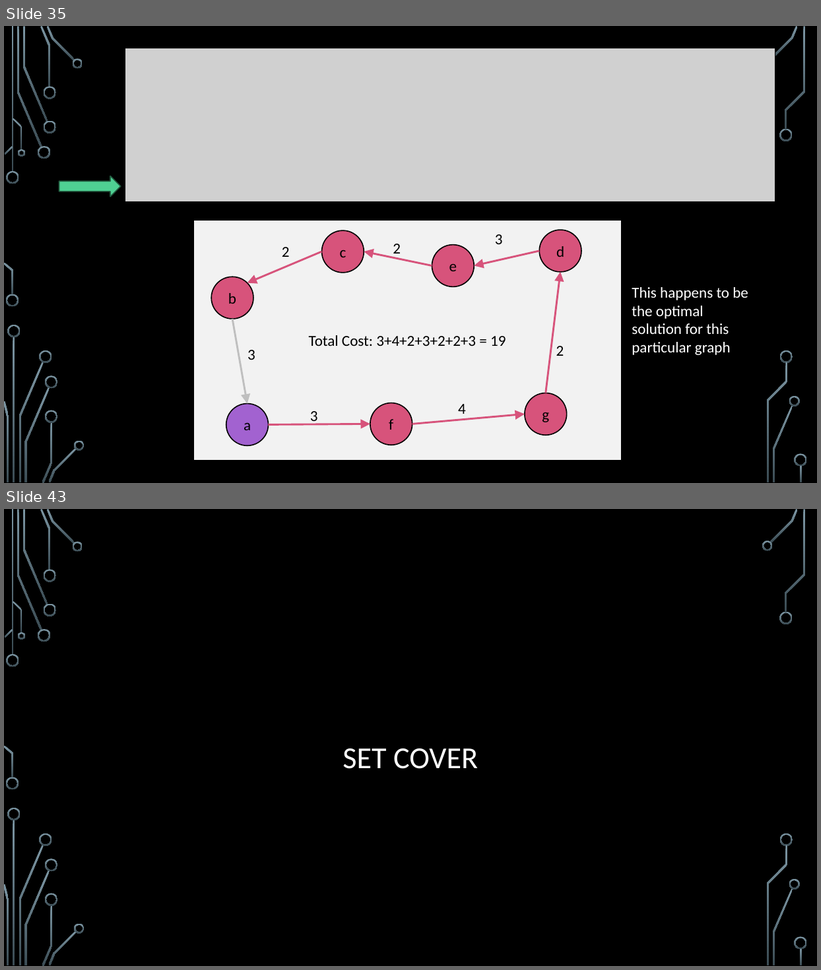
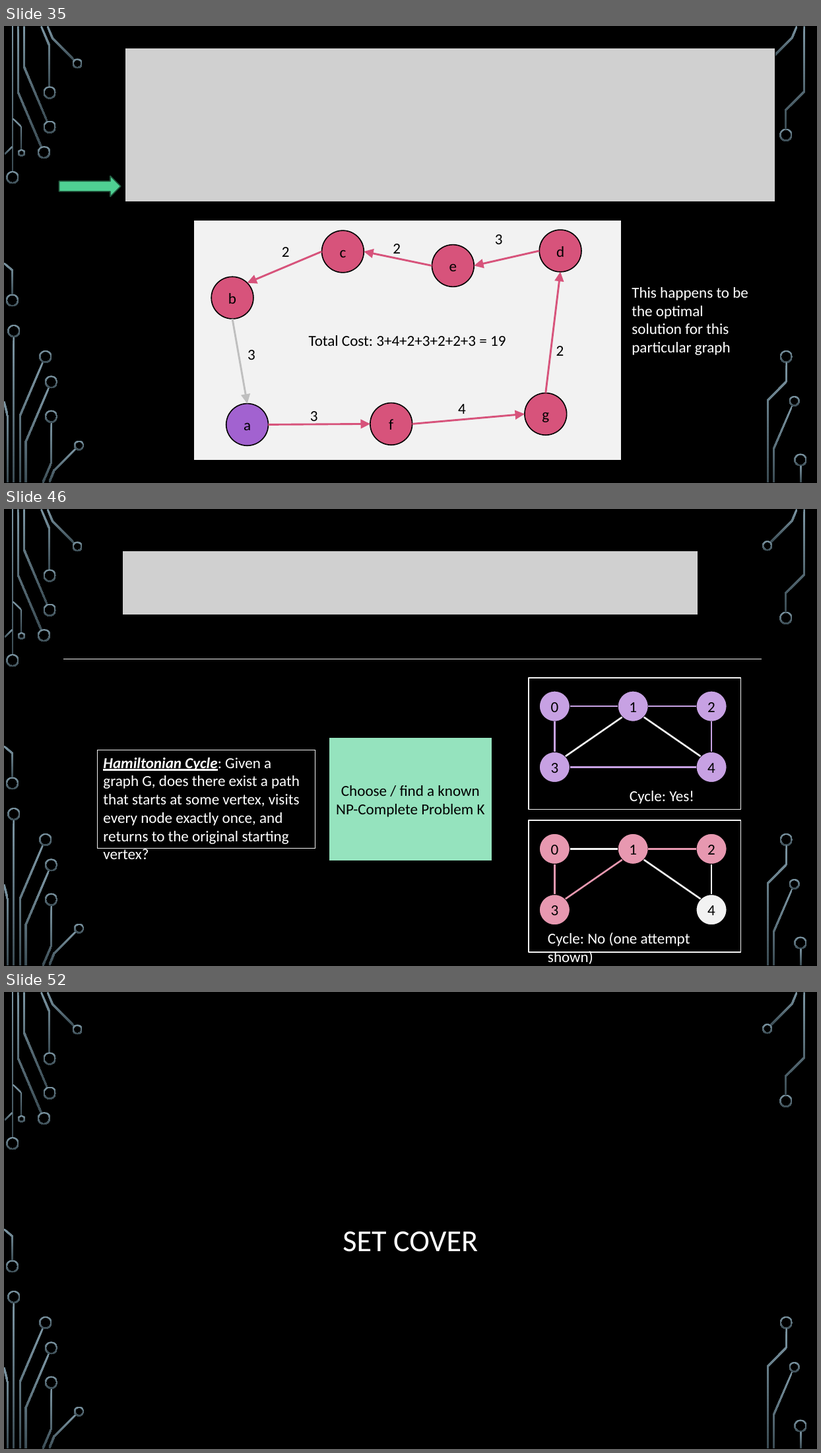
Before and after one commit to markfloryan/advAlgo, a slide deck: slides/Approx-01-Intro.pptx. Shown one above the other, each under a label of ours: slides 35 and 43 before the commit, slides 35, 46 and 52 after it; the slides between them are not shown. The pictures are 821x970 and 821x1453 pixels, drawn with LibreOffice and Linux fonts; fonts in the diff are those of the drawing; grey boxes stand for pictures; background and template pictures are left out. Boxes give left, top, right and bottom in pixels: in the first picture for what was removed or moved away, otherwise in the second. Text is boxed around its words. In the diff, an @@ line names an element or a change of style, - is before the commit and + after.

```diff
--- a/slides/Approx-01-Intro.pptx
+++ b/slides/Approx-01-Intro.pptx
@@ slide 46 added at (4,509,817,966), background picture (left out); not listed: 36 template elements that a slide beside it also shows @@
@@ picture added at (123,551,699,615) @@
@@ line added from (63, 659) to (762, 659), #F2F2F2 0.75 pt @@
@@ rectangle added at (329,738,492,862), fill #95E3BE, outline #000000 1.25 pt, 18 pt, text #000000 @@
+Choose / find a known NP-Complete Problem K
@@ rectangle added at (97,751,315,850), outline #F2F2F2 0.75 pt, 18 pt, text #FFFFFF @@
+Hamiltonian Cycle: Given a graph G, does there exist a path that starts at some vertex, visits every node exactly once, and returns to the original starting vertex?
@@ group added at (529,678,741,810): 7 lines, 5 ellipses, 1 rectangle, 1 text @@
+0
+1
+2
+3
+4
+Cycle: Yes!
@@ group added at (529,821,741,964): 6 lines, 5 ellipses, 1 rectangle, 1 text @@
+0
+1
+2
+3
+4
+Cycle: No (one attempt shown)
@@ what was slide 43 is now slide 52 @@
```
Also in this commit, not shown: 4 slides changed, 9 other slides added, 1 slide removed, 1 other file.
